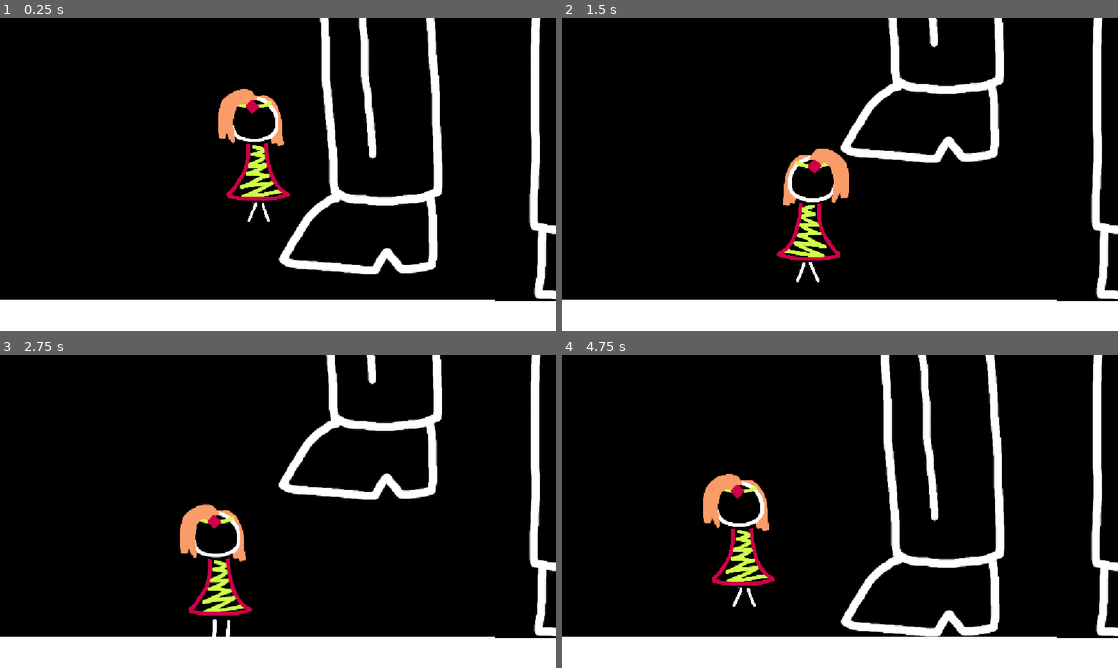
Above: before the commit, frames 1-4 (two rows, left to right).
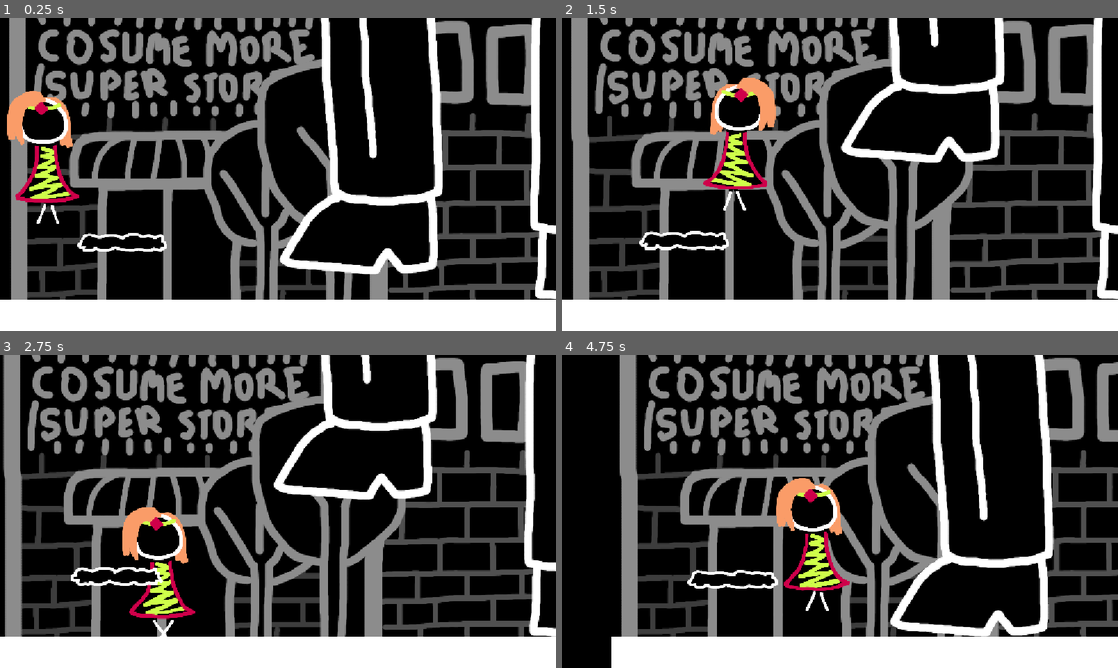
Above: after the commit, the same moments.

Repository: MarmadileManteater/I-Just-Wanted-to-Be-Younger-But-Now-I-m-Fighting-for-My-Life-Against-a-Problematic-Authority-Figure
Game: Godot game, scene res://scenes/screen_test/scene.tscn
The game is run twice, just before and just after one commit, with the same random seed, the same clock (stepped at 60 frames per second) and the same inputs.
Inputs:
- Up to frame 1 (0.25 s): no input
- Up to frame 2 (1.5 s): tap Enter (ui_accept) at 0.5, 0.77 s; hold Right (ui_right) from 0.53 s (still down); tap Shift (ui_shift, bound only after the commit) at 0.6, 1.35 s
- Up to frame 3 (2.75 s): tap Enter (ui_accept) at 1.52 s; release Right (ui_right) at 2.03 s; hold Left (ui_left) from 2.03 s (still down); tap Shift (ui_shift, bound only after the commit) at 2.1 s
- Up to frame 4 (4.75 s): release Left (ui_left) at 2.78 s; hold Right (ui_right) 2.78-4.28 s; tap Shift (ui_shift, bound only after the commit) at 2.85, 3.6, 4.35 s; tap Enter (ui_accept) at 3.02, 3.77, 4.52 s; hold Left (ui_left) from 4.28 s (still down)

The runs differ from the first frame. In frame 1, 28% of the frame differs, in the area x 1-100%, y 0-91%; in frame 2, 31%; in frame 3, 35%; in frame 4, 35%, in the area x 0-100%, y 0-100%.

Commit message:
Added a bunch of assets and worked on the camera movement through the scrolling sections of the levels
(will only be short bursts to fit larger action on screen)

Diff:
--- a/project/project.godot
+++ b/project/project.godot
@@ -12,13 +12,22 @@
 
 config/name="MGGJ14"
 run/main_scene="uid://bbt08jhhrbiom"
-config/features=PackedStringArray("4.6", "GL Compatibility")
+config/features=PackedStringArray("4.7", "GL Compatibility")
 config/icon="res://icon.svg"
 
 [display]
 
 window/stretch/mode="canvas_items"
 window/stretch/aspect="expand"
+
+[input]
+
+ui_shift={
+"deadzone": 0.5,
+"events": [Object(InputEventKey,"resource_local_to_scene":false,"resource_name":"","device":-1,"window_id":0,"alt_pressed":false,"shift_pressed":false,"ctrl_pressed":false,"meta_pressed":false,"pressed":false,"keycode":0,"physical_keycode":4194325,"key_label":0,"unicode":0,"location":0,"echo":false,"script":null)
+, Object(InputEventJoypadButton,"resource_local_to_scene":false,"resource_name":"","device":-1,"button_index":2,"pressure":0.0,"pressed":false,"script":null)
+]
+}
 
 [physics]
 
--- /dev/null
+++ b/project/scenes/nested/cloud/cloud.tscn
@@ -0,0 +1,94 @@
+[gd_scene format=3 uid="uid://b8jda6xfmftnb"]
+
+[ext_resource type="Texture2D" uid="uid://iwuj84ikjhvh" path="res://sprites/cloud_1.png" id="1_wyt66"]
+
+[sub_resource type="AtlasTexture" id="AtlasTexture_rp7ds"]
+atlas = ExtResource("1_wyt66")
+region = Rect2(0, 0, 200, 50)
+
+[sub_resource type="AtlasTexture" id="AtlasTexture_2ao2e"]
+atlas = ExtResource("1_wyt66")
+region = Rect2(0, 50, 200, 50)
+
+[sub_resource type="AtlasTexture" id="AtlasTexture_kb75a"]
+atlas = ExtResource("1_wyt66")
+region = Rect2(0, 100, 200, 50)
+
+[sub_resource type="SpriteFrames" id="SpriteFrames_0dxmq"]
+animations = [{
+"frames": [{
+"duration": 1.0,
+"texture": SubResource("AtlasTexture_rp7ds")
+}, {
+"duration": 1.0,
+"texture": SubResource("AtlasTexture_2ao2e")
+}, {
+"duration": 1.0,
+"texture": SubResource("AtlasTexture_kb75a")
+}],
+"loop": 1,
+"name": &"default",
+"speed": 5.0
+}]
+
+[sub_resource type="CapsuleShape2D" id="CapsuleShape2D_wyt66"]
+radius = 18.0
+height = 140.0
+
+[sub_resource type="Animation" id="Animation_8fbic"]
+resource_name = "Float"
+length = 5.0
+loop_mode = 1
+tracks/0/type = "value"
+tracks/0/imported = false
+tracks/0/enabled = true
+tracks/0/path = NodePath("StaticBody:position")
+tracks/0/interp = 1
+tracks/0/loop_wrap = true
+tracks/0/keys = {
+"times": PackedFloat32Array(0, 2.5, 5),
+"transitions": PackedFloat32Array(1, 1, 1),
+"update": 0,
+"values": [Vector2(0, 0), Vector2(0, -9), Vector2(0, 0)]
+}
+
+[sub_resource type="Animation" id="Animation_d8fbm"]
+length = 0.001
+tracks/0/type = "value"
+tracks/0/imported = false
+tracks/0/enabled = true
+tracks/0/path = NodePath("StaticBody:position")
+tracks/0/interp = 1
+tracks/0/loop_wrap = true
+tracks/0/keys = {
+"times": PackedFloat32Array(0),
+"transitions": PackedFloat32Array(1),
+"update": 0,
+"values": [Vector2(0, 0)]
+}
+
+[sub_resource type="AnimationLibrary" id="AnimationLibrary_e0tuv"]
+_data = {
+&"Float": SubResource("Animation_8fbic"),
+&"RESET": SubResource("Animation_d8fbm")
+}
+
+[node name="Cloud" type="Node2D" unique_id=1976230223]
+
+[node name="StaticBody" type="StaticBody2D" parent="." unique_id=159471291]
+
+[node name="Sprite" type="AnimatedSprite2D" parent="StaticBody" unique_id=371091467]
+texture_filter = 1
+sprite_frames = SubResource("SpriteFrames_0dxmq")
+autoplay = "default"
+frame_progress = 0.36153927
+
+[node name="CollisionShape2D" type="CollisionShape2D" parent="StaticBody" unique_id=590790929]
+position = Vector2(3, 1)
+rotation = 1.5707964
+shape = SubResource("CapsuleShape2D_wyt66")
+
+[node name="AnimationPlayer" type="AnimationPlayer" parent="StaticBody" unique_id=1657989655]
+root_node = NodePath("../..")
+libraries/ = SubResource("AnimationLibrary_e0tuv")
+autoplay = &"Float"
--- a/project/scenes/nested/willow/willow.gd
+++ b/project/scenes/nested/willow/willow.gd
@@ -2,9 +2,11 @@
 
 class_name Willow
 
-const SPEED = 300.0
-const JUMP_VELOCITY = -400.0
+const SPEED = 450.0
+const RUNNING_MULTIPLIER = 1.35
+const JUMP_VELOCITY = -600.0
 
+var is_running: bool = false
 var gravity_enabled: bool = true
 var sprite: AnimatedSpriteExtension
 var shape: CollisionShape2D
@@ -18,6 +20,10 @@
 func _ready() -> void:
 	sprite = find_child("Sprite")
 	shape = find_child("Shape")
+
+func _input(event: InputEvent) -> void:
+	if event.is_action("ui_shift"):
+		is_running = event.is_pressed()
 
 func _physics_process(delta: float) -> void:
 	# Add the gravity.
@@ -33,10 +39,16 @@
 	var direction := Input.get_axis("ui_left", "ui_right")
 	if direction:
 		velocity.x = direction * SPEED
+		if is_running:
+			velocity.x *= RUNNING_MULTIPLIER
 		sprite.flip_h = direction > 0
 		if is_on_floor():
 			if sprite.animation != "crushed":# TODO do this right
 				sprite.change_animation("walk")
+				if is_running:
+					sprite.speed_scale = RUNNING_MULTIPLIER
+				else:
+					sprite.speed_scale = 1
 	else:
 		velocity.x = move_toward(velocity.x, 0, SPEED)
 		if is_on_floor():
--- a/project/scenes/nested/willow/willow.tscn
+++ b/project/scenes/nested/willow/willow.tscn
@@ -124,7 +124,9 @@
 }]
 
 [sub_resource type="RectangleShape2D" id="RectangleShape2D_eg7ul"]
-size = Vector2(163, 277)
+size = Vector2(51, 274)
+
+[sub_resource type="RectangleShape2D" id="RectangleShape2D_0dxmq"]
 
 [node name="Willow" type="CharacterBody2D" unique_id=1438157277]
 script = ExtResource("1_nwiua")
@@ -132,12 +134,12 @@
 [node name="Sprite" type="AnimatedSprite2D" parent="." unique_id=187946079]
 texture_filter = 1
 sprite_frames = SubResource("SpriteFrames_kds0v")
-animation = &"crushed"
 autoplay = "default"
-frame = 2
-frame_progress = 1.0
 script = ExtResource("5_bxhn5")
 
 [node name="Shape" type="CollisionShape2D" parent="." unique_id=802599809]
-position = Vector2(-11.5, -1.5)
+position = Vector2(1.5, -2)
 shape = SubResource("RectangleShape2D_eg7ul")
+
+[node name="CollisionShape2D" type="CollisionShape2D" parent="." unique_id=2029675936]
+shape = SubResource("RectangleShape2D_0dxmq")
--- a/project/scenes/screen_test/scene.tscn
+++ b/project/scenes/screen_test/scene.tscn
@@ -2,28 +2,72 @@
 
 [ext_resource type="Script" uid="uid://2n7xpa7pyyu1" path="res://scenes/screen_test/screen_test.gd" id="1_l65rp"]
 [ext_resource type="PackedScene" uid="uid://c8b7r642fn2vm" path="res://scenes/nested/willow/willow.tscn" id="1_uvblx"]
+[ext_resource type="Texture2D" uid="uid://bxd030atqe6jm" path="res://sprites/trees.png" id="2_20d8o"]
+[ext_resource type="Texture2D" uid="uid://crk72eg2wcps5" path="res://sprites/building_1.png" id="2_gdge4"]
 [ext_resource type="PackedScene" uid="uid://cffis6tr16e14" path="res://scenes/nested/boss_feet/boss_feet.tscn" id="2_ydvjp"]
+[ext_resource type="PackedScene" uid="uid://b8jda6xfmftnb" path="res://scenes/nested/cloud/cloud.tscn" id="4_q2air"]
+[ext_resource type="Texture2D" uid="uid://qbg6ho2etulw" path="res://sprites/building_2.png" id="4_rflas"]
+[ext_resource type="Script" uid="uid://cy5mfm81aggdc" path="res://scripts/dolly.gd" id="8_23eow"]
 
 [sub_resource type="RectangleShape2D" id="RectangleShape2D_6wcjf"]
-size = Vector2(1163, 20)
+size = Vector2(2403, 18)
+
+[sub_resource type="RectangleShape2D" id="RectangleShape2D_0dxmq"]
+size = Vector2(151, 582)
 
 [node name="ScreenTest" type="Node2D" unique_id=1805475824]
 script = ExtResource("1_l65rp")
 
+[node name="Building1" type="Sprite2D" parent="." unique_id=285545498]
+position = Vector2(361, -122)
+texture = ExtResource("2_gdge4")
+
+[node name="Building2" type="Sprite2D" parent="." unique_id=11115532]
+position = Vector2(1133, 57)
+texture = ExtResource("4_rflas")
+
+[node name="Tree1" type="Sprite2D" parent="." unique_id=452000355]
+position = Vector2(640, 337)
+texture = ExtResource("2_20d8o")
+
 [node name="Floor" type="StaticBody2D" parent="." unique_id=703340070]
 position = Vector2(4, 629)
 
+[node name="Rectangle" type="Polygon2D" parent="Floor" unique_id=2000684887]
+position = Vector2(-3, -40)
+polygon = PackedVector2Array(-1, -5, 1730.8972, -5, 2189, -5, 2189, 44, 2189, 86, -1, 86)
+
 [node name="Shape" type="CollisionShape2D" parent="Floor" unique_id=2018656344]
-position = Vector2(573, -31)
+position = Vector2(1122.5, -32)
 shape = SubResource("RectangleShape2D_6wcjf")
 
 [node name="Willow" parent="." unique_id=1438157277 instance=ExtResource("1_uvblx")]
-position = Vector2(535, 258)
+position = Vector2(97, 262)
+
+[node name="Cloud" parent="." unique_id=1976230223 instance=ExtResource("4_q2air")]
+position = Vector2(250, 466)
 
 [node name="BossFeet" parent="." unique_id=2040409262 instance=ExtResource("2_ydvjp")]
 position = Vector2(956, 299)
 character_name = null
 
-[node name="Polygon2D" type="Polygon2D" parent="." unique_id=2000684887]
-position = Vector2(1, 589)
-polygon = PackedVector2Array(-1, -5, 1202, -4, 1199, 83, -6, 83)
+[node name="Dolly" type="Camera2D" parent="." unique_id=438681715]
+position = Vector2(575, 324)
+script = ExtResource("8_23eow")
+
+[node name="Area2D2" type="Area2D" parent="." unique_id=640149420]
+position = Vector2(281, 467)
+
+[node name="CollisionShape2D" type="CollisionShape2D" parent="Area2D2" unique_id=300465342]
+position = Vector2(-0.5, -174)
+shape = SubResource("RectangleShape2D_0dxmq")
+
+[node name="Area2D" type="Area2D" parent="." unique_id=329106444]
+position = Vector2(450, 470)
+
+[node name="CollisionShape2D" type="CollisionShape2D" parent="Area2D" unique_id=1354717030]
+position = Vector2(-0.5, -174)
+shape = SubResource("RectangleShape2D_0dxmq")
+
+[connection signal="body_entered" from="Area2D2" to="." method="_on_area_2d_2_body_entered"]
+[connection signal="body_entered" from="Area2D" to="." method="_on_willow_exit_right"]
--- a/project/scenes/screen_test/screen_test.gd
+++ b/project/scenes/screen_test/screen_test.gd
@@ -2,6 +2,7 @@
 
 var boss_feet: BossFeet
 var willow: Willow
+var dolly: Dolly
 
 # Called when the node enters the scene tree for the first time.
 func _ready() -> void:
@@ -10,6 +11,8 @@
 	var animation_player: AnimationPlayer = boss_feet.leftie.animation_player
 	boss_feet.leftie.connect("crush", _on_crush)
 	animation_player.play("Stomp")
+	dolly = find_child("Dolly")
+
 	pass # Replace with function body.
 
 func _on_crush():
@@ -23,3 +26,11 @@
 # Called every frame. 'delta' is the elapsed time since the previous frame.
 func _process(delta: float) -> void:
 	pass
+
+
+func _on_willow_exit_right(body: Node2D) -> void:
+	dolly.lock(willow)
+
+
+func _on_area_2d_2_body_entered(body: Node2D) -> void:
+	dolly.unlock()
--- /dev/null
+++ b/project/scripts/dolly.gd
@@ -0,0 +1,23 @@
+extends Camera2D
+
+class_name Dolly
+
+var focused_node: Node2D = null
+var position_offset: Vector2
+
+func lock(node: Node2D):
+	focused_node = node
+	position_offset = position - node.position
+
+func unlock():
+	focused_node = null
+
+# Called when the node enters the scene tree for the first time.
+func _ready() -> void:
+	pass # Replace with function body.
+
+
+# Called every frame. 'delta' is the elapsed time since the previous frame.
+func _process(delta: float) -> void:
+	if focused_node != null:
+		position.x = focused_node.position.x + position_offset.x
Not shown, added: project/scripts/dolly.gd.uid
Binary file added: project/sprites/building_1.png
Not shown, added: project/sprites/building_1.png.import
Binary file added: project/sprites/building_2.png
Not shown, added: project/sprites/building_2.png.import
Binary file added: project/sprites/cloud_1.png
Not shown, added: project/sprites/cloud_1.png.import
Binary file added: project/sprites/size-test.png
Not shown, added: project/sprites/size-test.png.import
Binary file added: project/sprites/trees.png
Not shown, added: project/sprites/trees.png.import
Binary file changed: project/sprites/willow_mg_crush_animation_1.png
(and 11 more such lines)
